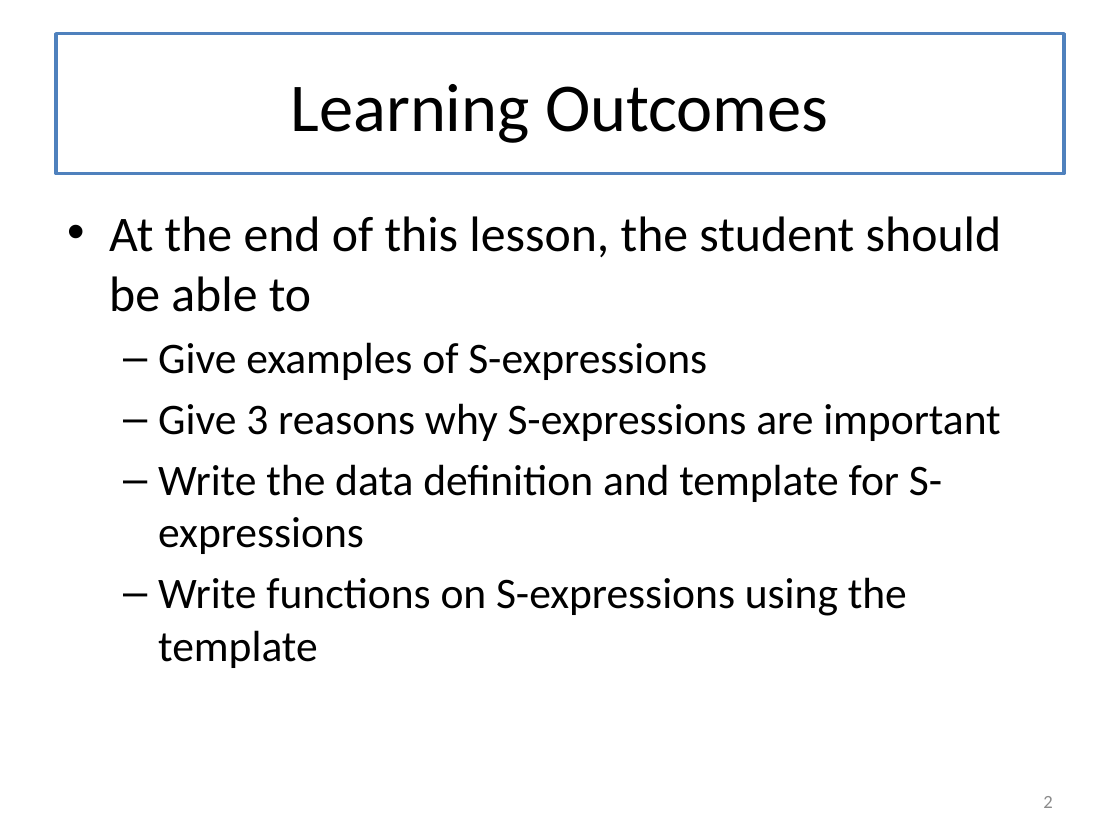
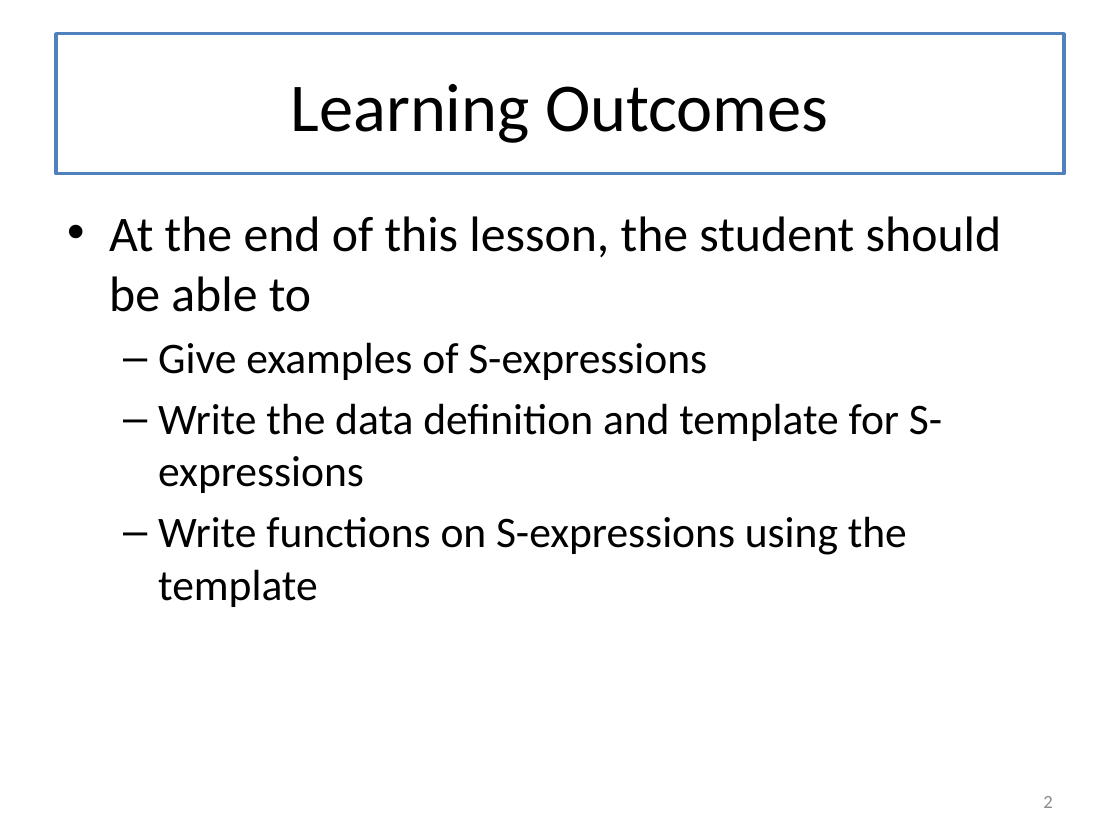
Before and after one commit to mwand/cs5010f16, a slide deck: slide 2 of Slides/Lesson 6.5 Lists of Lists.pptx. Drawn at 1120x840 pixels with LibreOffice and Linux fonts; fonts in the diff are those of the drawing. Boxes give left, top, right and bottom in pixels: in the first picture for what was removed or moved away, otherwise in the second. Text is boxed around its words. In the diff, an @@ line names an element or a change of style, - is before the commit and + after.

```diff
--- a/Slides/Lesson 6.5 Lists of Lists.pptx
+++ b/Slides/Lesson 6.5 Lists of Lists.pptx
@@ text at [158, 403, 1001, 441]: paragraph removed @@
-  – Give 3 reasons why S-expressions are important
```
Also in this commit, not shown: 1 other slide changed, 2 slides added, 7 other files.
